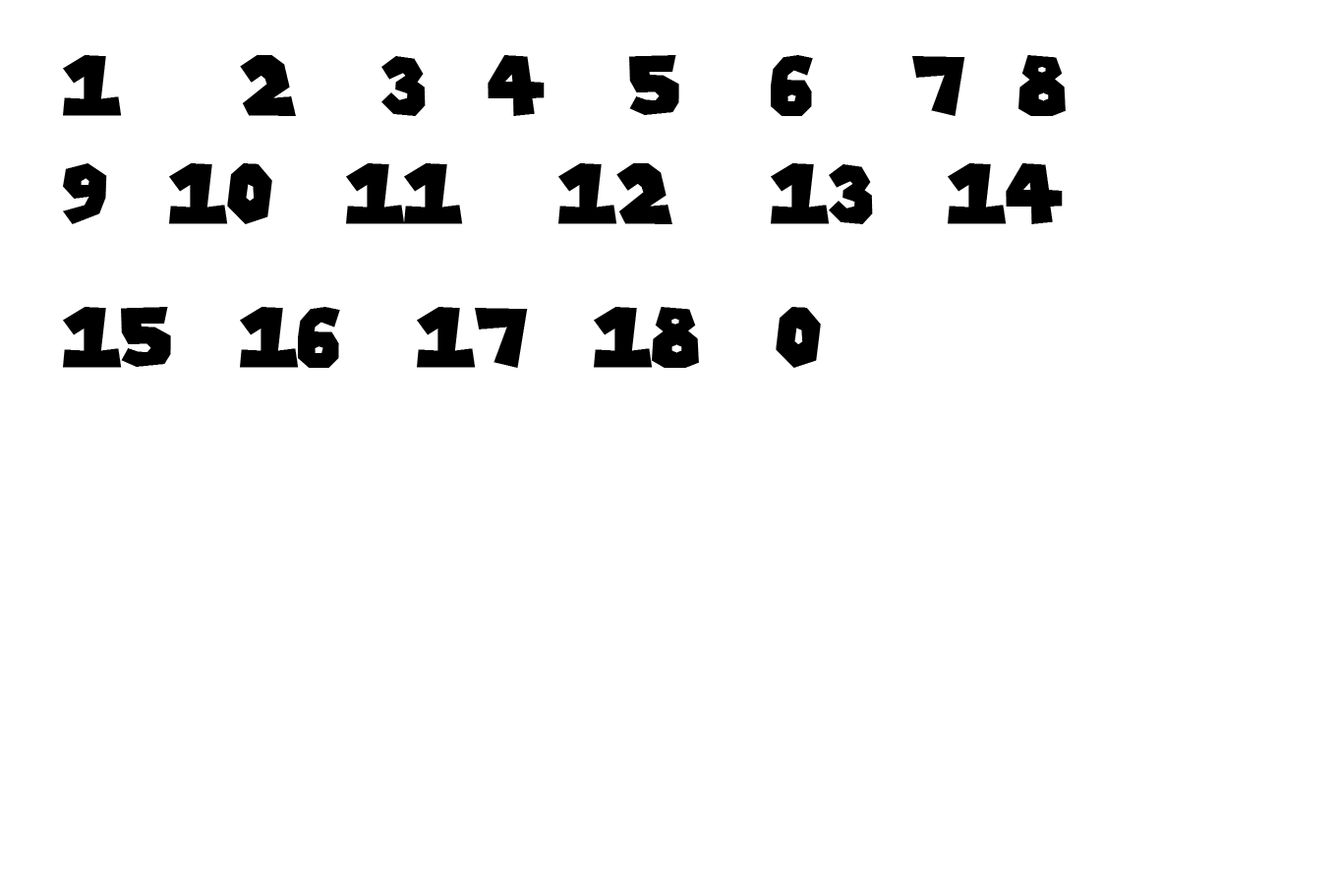
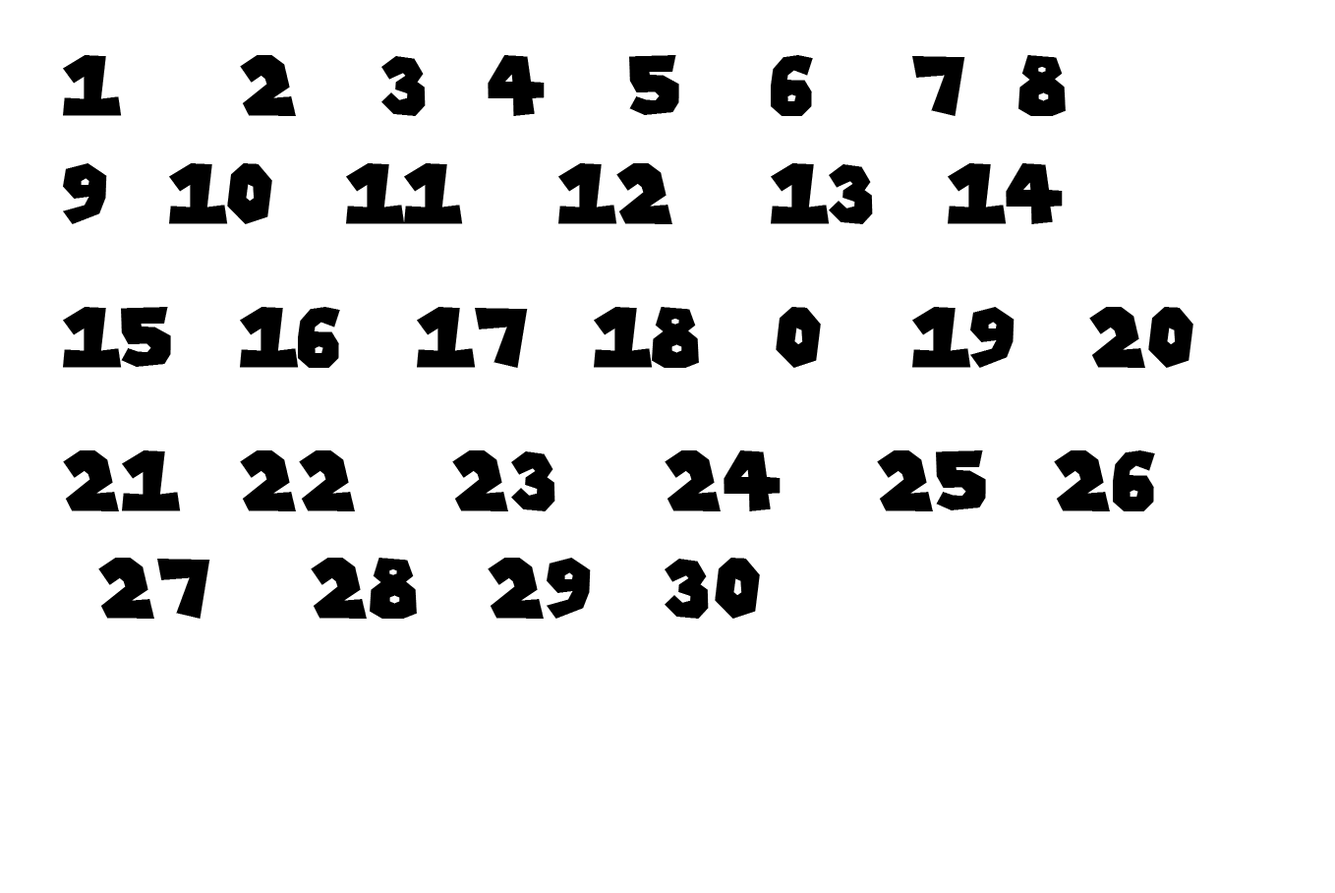
Two versions of the same layered image (1335×893). Layer-by-layer changes:
painted on "1 2 3 4 5 6 7 8 9 10 11 12 13 14 15" over bbox(62, 306, 1194, 619)
